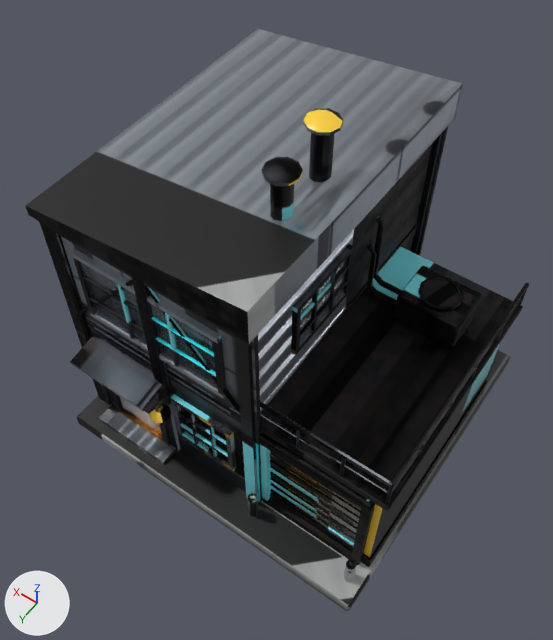
The FBX model modelos/planeta_humano/casa_mediana_b/casa_mediana_b.fbx: old version first, new version second.
Both versions are drawn from a 50 mm camera at (-7.21, 11.37, 20.97) aimed at (0.11, 1.12, 4.86). Lighting does not change. The marker at lower left points along +X, +Y and +Z. The picture after the commit comes second. Vertices at exactly the same position are counted once.

Names of what the first picture shows: 'casa_mediana_b', 'casa_mediana_b_cristal', 'casa_mediana_b_neon', 'casa_mediana_b_puerta', 'casa_mediana_b_puerta_garaje'.
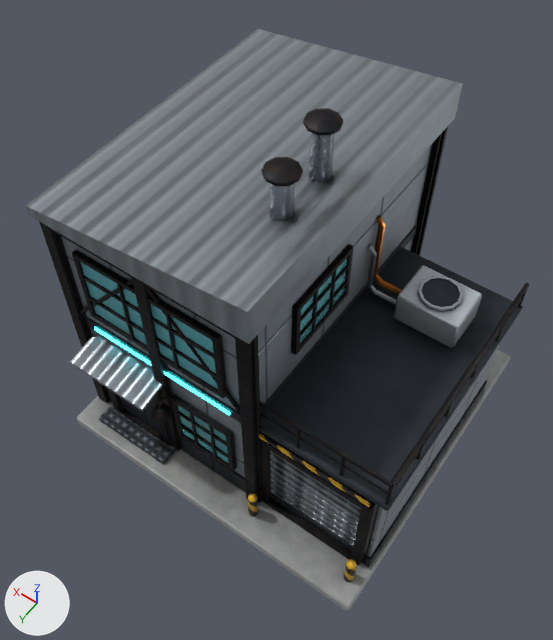
What changed in the scene script:
```text
Change me_casa_mediana_b_cristal:
    where me_casa_mediana_b_cristal.from_pydata(...)  # 56 vertices, 42 faces; spans x -1.18..4.78, y -4.58..4.04, z 1.65..7.45
    used by ob_casa_mediana_b_cristal; location = (0.0, 0.0, 0.0)
    me_casa_mediana_b_cristal part 5: texture (UV) coordinates of 42 of 42 faces, centred in x -1.18..4.78, y -4.58..4.04, z 1.65..7.45, changed; they spanned u 0.0..0.99, v 0.18..0.99 and now span u 0.0..0.98, v 0.06..0.99
Change me_casa_mediana_b_neon:
    where me_casa_mediana_b_neon.from_pydata(...)  # 8 vertices, 6 faces; spans x -0.5..4.1, y 3.94..4.0, z 4.46..4.54
    used by ob_casa_mediana_b_neon; location = (0.0, 0.0, 0.0)
    me_casa_mediana_b_neon part 8: texture (UV) coordinates of 6 of 6 faces, centred in x -0.5..4.1, y 3.94..4.0, z 4.46..4.54, changed; they spanned u 0.05..0.83, v 0.14..0.99 and now span u 0.48..0.97, v 0.51..0.99
Change me_casa_mediana_b_puerta_garaje:
    where me_casa_mediana_b_puerta_garaje.from_pydata(...)  # 72 vertices, 54 faces; spans x -4.35..-1.55, y 3.61..3.75, z 0.44..3.56
    used by ob_casa_mediana_b_puerta_garaje; location = (0.0, 0.0, 0.0)
    me_casa_mediana_b_puerta_garaje part 7: texture (UV) coordinates of 54 of 54 faces, centred in x -4.35..-1.55, y 3.63..3.73, z 0.45..3.55, changed; they spanned u 0.32..0.98, v 0.66..0.99 and now span u 0.76..0.98, v 0.14..0.99
Change me_casa_mediana_b:
    used by ob_casa_mediana_b; location = (0.0, 0.0, 0.0)
    remove me_casa_mediana_b.from_pydata(...)  # 1287 vertices, 1265 faces; spans x -5.0..5.0, y -5.0..5.0, z 0.0..11.05
    add me_casa_mediana_b.from_pydata(...)  # 1321 vertices, 1279 faces; spans x -5.0..5.0, y -5.0..5.0, z 0.0..11.05
    me_casa_mediana_b part 1: 12 vertices added at x -1.24..1.9, y 2.2..4.13, z 0.62..7.25
    me_casa_mediana_b part 2: 4 vertices added at x 4.1, y 3.83..4.13, z 0.62..3.38
    me_casa_mediana_b part 3: 2 vertices added at x -4.6, y 3.59..3.89, z 3.75
    me_casa_mediana_b part 4: 1150 kept faces spanning x -5.0..5.0, y -5.0..5.0, z 0.0..11.05 get new texture (UV) coordinates
    other edits to the shape of me_casa_mediana_b do not show in these pictures
Change me_casa_mediana_b_puerta:
    where me_casa_mediana_b_puerta.from_pydata(...)  # 8 vertices, 6 faces; spans x 2.12..3.88, y 3.85..3.99, z 0.6..3.36
    used by ob_casa_mediana_b_puerta; location = (0.0, 0.0, 0.0)
    me_casa_mediana_b_puerta part 6: texture (UV) coordinates of 6 of 6 faces, centred in x 2.12..3.88, y 3.85..3.99, z 0.6..3.36, changed; they spanned u 0.47..0.98, v 0.02..0.97 and now span u 0.74..0.98, v 0.09..0.98
```

Changed parts and their boxes [x1, y1, x2, y2] in the pictures (553 x 640 px):
part 1 of me_casa_mediana_b, added: after [154, 310, 301, 469]
part 2 of me_casa_mediana_b, added (mostly hidden): after [109, 389, 120, 411]
part 3 of me_casa_mediana_b, added: after [351, 509, 374, 562]
part 4 of me_casa_mediana_b, surface changed (black to grey): [25, 33, 529, 611] in both
part 5 of me_casa_mediana_b_cristal, surface changed: [81, 258, 347, 463] in both
part 6 of me_casa_mediana_b_puerta, surface changed (grey to black): [120, 397, 162, 434] in both
part 7 of me_casa_mediana_b_puerta_garaje, surface changed (black to grey): [270, 451, 361, 547] in both
part 8 of me_casa_mediana_b_neon, surface changed: [94, 327, 231, 415] in both
